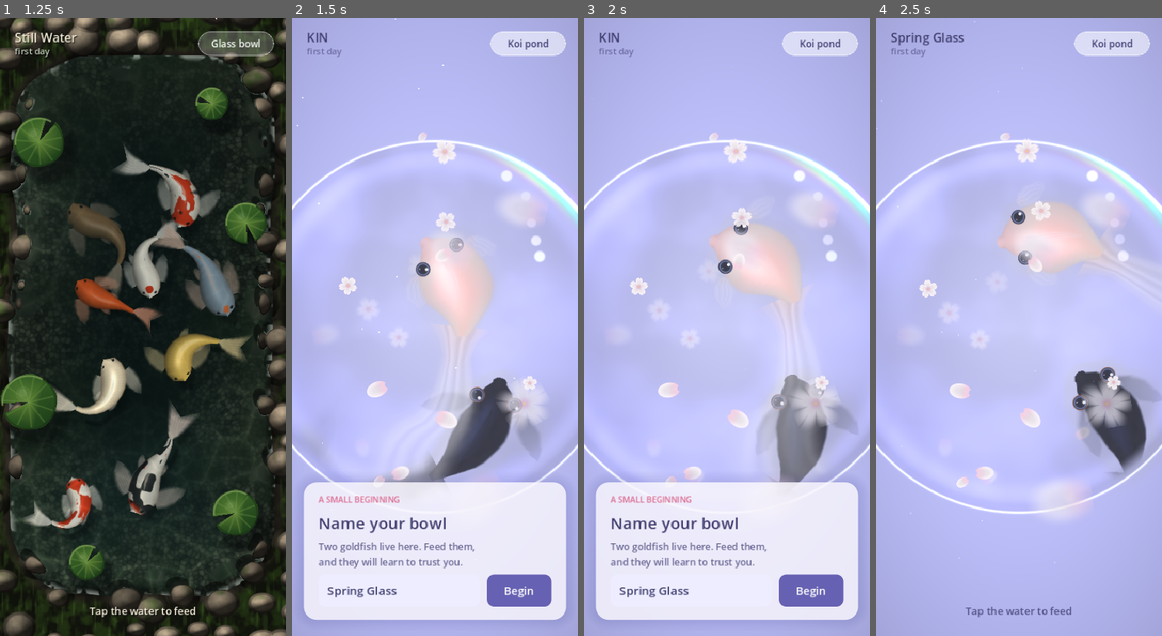
Above: before the commit, frames 1-4 (left to right).
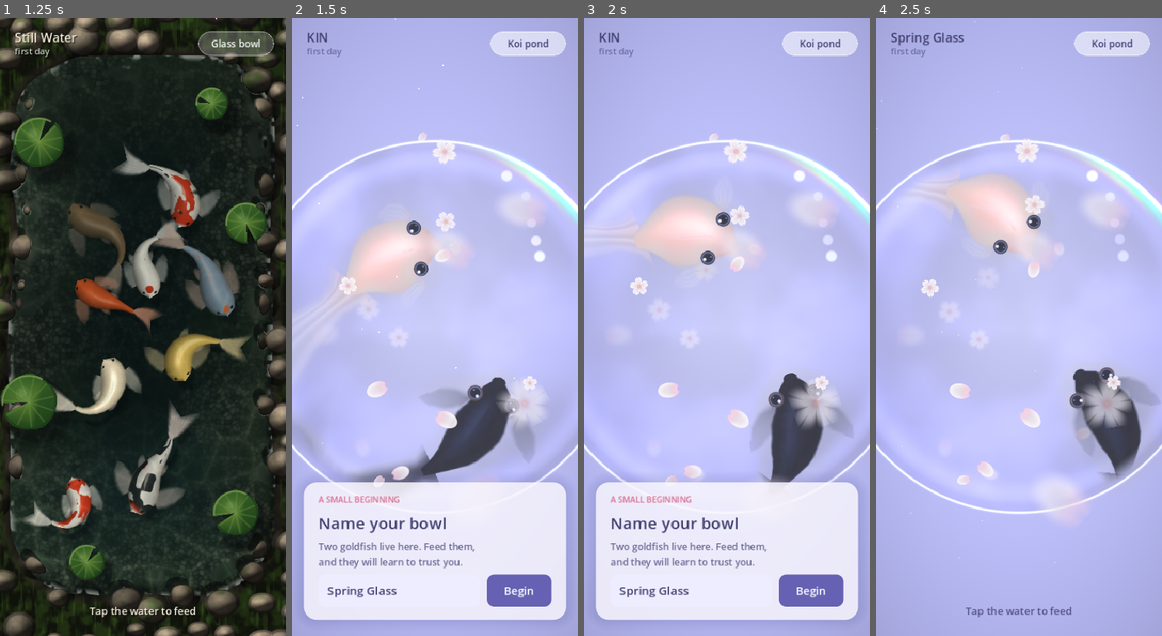
Above: after the commit, the same moments.

Repository: aeiouvcode/kin-living-pond
Game: Godot game, scene res://main.tscn
The game is run twice, just before and just after one commit, with the same random seed, the same clock (stepped at 60 frames per second) and the same inputs.
Inputs:
- Up to frame 1 (1.25 s): click "Begin" at 0.5 s
- Up to frame 2 (1.5 s): click "Glass bowl" at 1.25 s
- Up to frame 3 (2 s): no input
- Up to frame 4 (2.5 s): click "Begin" at 2 s

Frame 1 is identical in both runs. In frame 2, 8.2% of the frame differs, in the area x 0-88%, y 32-76%; in frame 3, 8.3%, in the area x 6-96%, y 29-76%; in frame 4, 5.9%.

Commit message:
KIN cycle 8: fish stay above the naming card, closer desktop framing

Diff:
--- a/godot/bowl.gd
+++ b/godot/bowl.gd
@@ -106,7 +106,9 @@
 func _measure() -> void:
 	vis = get_viewport().get_visible_rect().size
 	center = vis * 0.5
-	radius = minf(vis.x, vis.y) * 0.5 * 1.0
+	# Landscape: frame the bowl closer, like the reference's macro shot; the
+	# rim runs just past the top and bottom edges.
+	radius = minf(vis.x, vis.y) * 0.5 * (1.12 if vis.x > vis.y * 1.2 else 1.0)
 	if vis.y > vis.x * 1.3:
 		radius = vis.x * 0.5 * 1.3
 	grid = Vector2i(maxi(16, int(vis.x / 4.4)), maxi(16, int(vis.y / 4.4)))
@@ -240,14 +242,24 @@
 	var ry = minf(radius * 0.9, vis.y * 0.42)
 	var rx = minf(radius * 0.9, vis.x * 0.34)
 	var q = Vector2(d.x / rx, d.y / ry)
-	return (q.length() - 1.0) * minf(rx, ry)
+	var sd = (q.length() - 1.0) * minf(rx, ry)
+	# While the naming card is up, treat its top edge as a soft wall so the
+	# fish stay in view above it instead of hiding under the card.
+	if card != null:
+		sd = maxf(sd, p.y - (card.position.y - 36.0 - radius * 0.12))
+	return sd
 
 func random_point(frac: float) -> Vector2:
 	var ry = minf(radius * 0.9, vis.y * 0.42)
 	var rx = minf(radius * 0.9, vis.x * 0.34)
-	var a = randf() * TAU
-	var r = sqrt(randf()) * frac
-	return center + Vector2(cos(a) * rx, sin(a) * ry) * r
+	var pt = center
+	for _t in 8:
+		var a = randf() * TAU
+		var r = sqrt(randf()) * frac
+		pt = center + Vector2(cos(a) * rx, sin(a) * ry) * r
+		if card == null or pt.y < card.position.y - 60.0:
+			break
+	return pt
 
 # ---------- Fish ----------
 
Not shown, changed: godot/CHECKPOINT.md
Not shown, changed: godot/CURRENT_TASK.md
